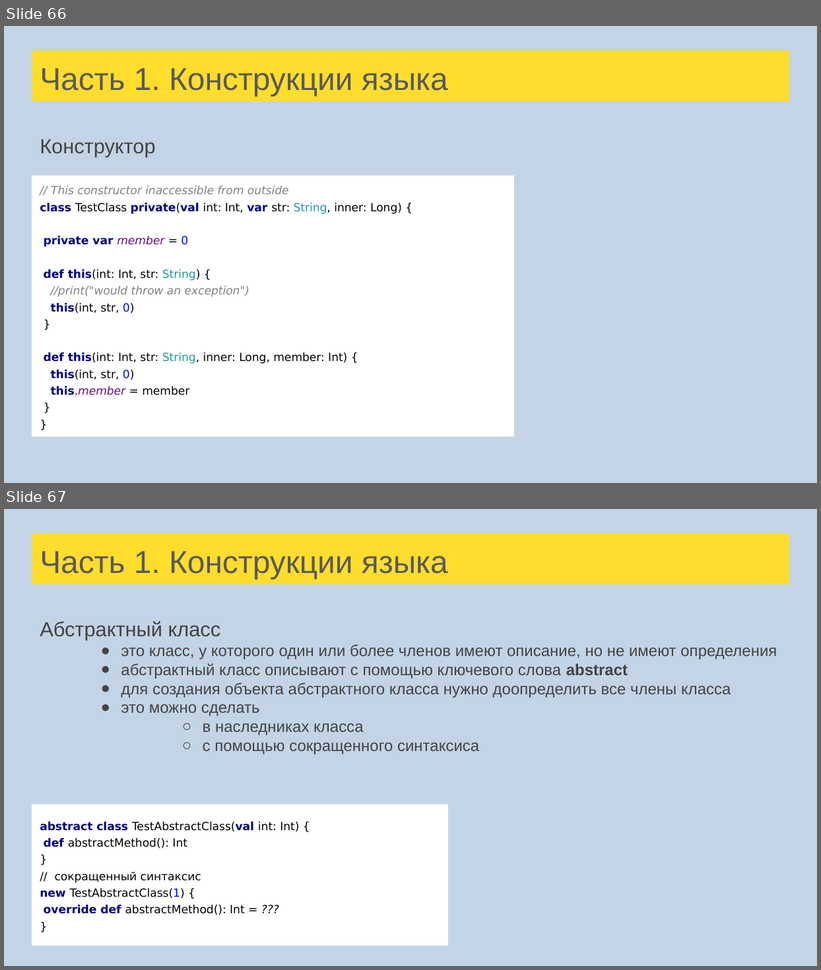
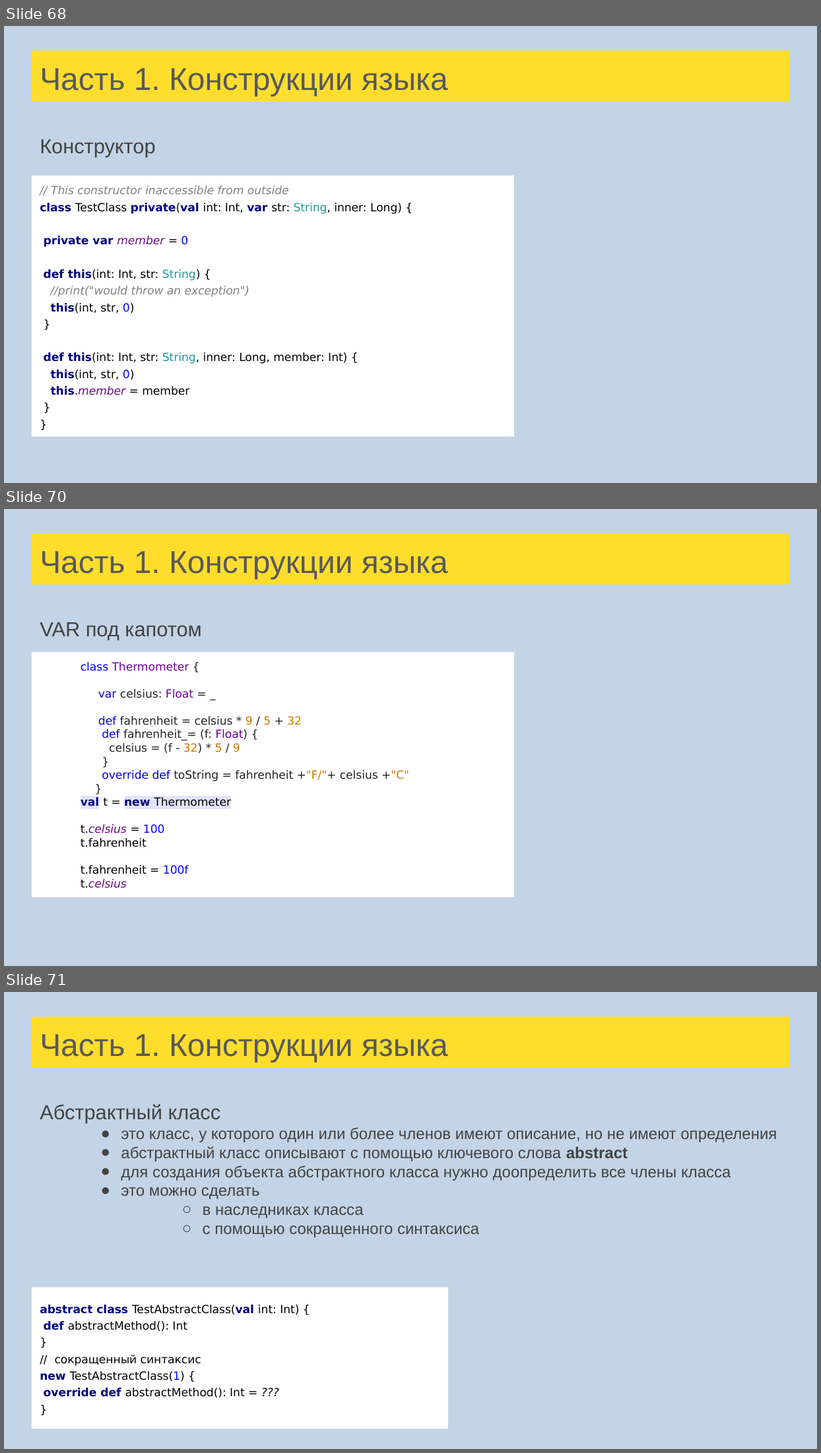
Before and after one commit to cybernetic10/Scala, a slide deck: src/main/resources/Лекции Scala для FinTech.pptx. Shown one above the other, each under a label of ours: slides 66 and 67 before the commit, slides 68, 70 and 71 after it; the slides between them are not shown. The pictures are 821x970 and 821x1453 pixels, drawn with LibreOffice and Linux fonts; fonts in the diff are those of the drawing. Boxes give left, top, right and bottom in pixels: in the first picture for what was removed or moved away, otherwise in the second. Text is boxed around its words. In the diff, an @@ line names an element or a change of style, - is before the commit and + after.

```diff
--- a/src/main/resources/Лекции Scala для FinTech.pptx
+++ b/src/main/resources/Лекции Scala для FinTech.pptx
@@ slide 70 added at bbox=[4, 509, 817, 966], background #C3D4E6 @@
@@ title added at bbox=[32, 533, 789, 585], fill #FFDD2D, 28 pt, text #595959 @@
+Часть 1. Конструкции языка
@@ text added at bbox=[40, 623, 201, 640], 18 pt, text #434343 @@
+VAR под капотом
@@ rectangle added at bbox=[32, 652, 514, 898], fill #FFFFFF, 10 pt, text #212324 @@
+class Thermometer {
+var celsius: Float = _
+def fahrenheit = celsius * 9 / 5 + 32
+def fahrenheit_= (f: Float) {
+celsius = (f - 32) * 5 / 9
+}
+override def toString = fahrenheit +"F/"+ celsius +"C"
+}
+val t = new Thermometer
+t.celsius = 100
+t.fahrenheit
+t.fahrenheit = 100f
+t.celsius
@@ what was slide 66 is now slide 68 @@
@@ what was slide 67 is now slide 71 @@
```
Also in this commit, not shown: 5 slides changed, 26 other slides added, 1 slide removed, 31 other files.
